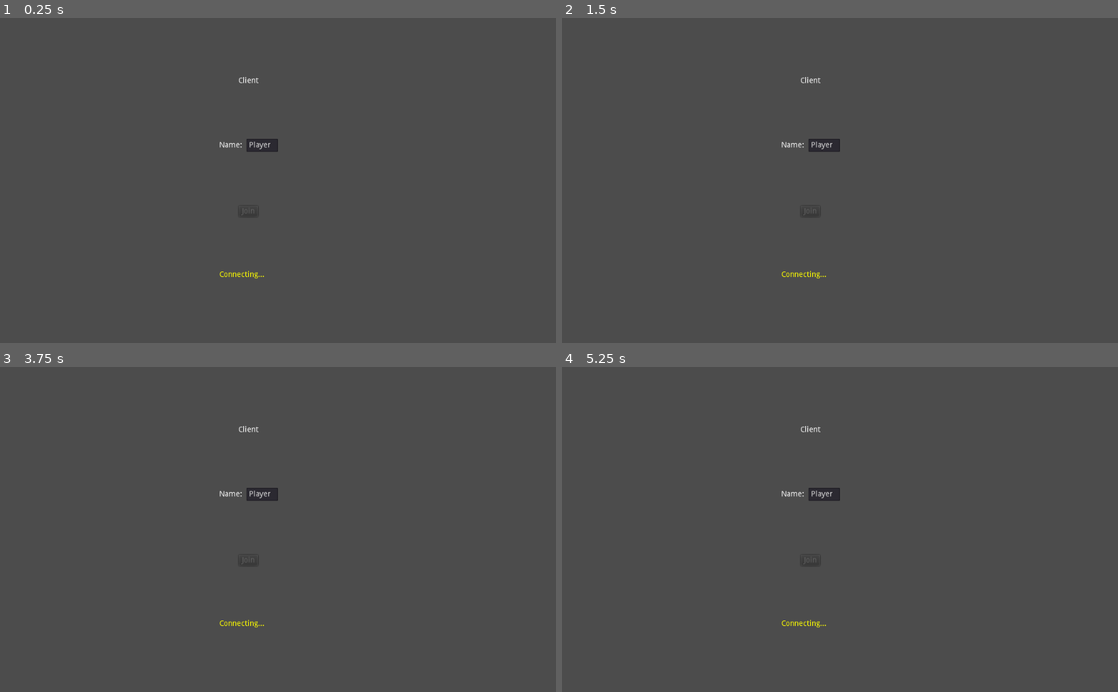
Above: before the commit, frames 1-4 (two rows, left to right).
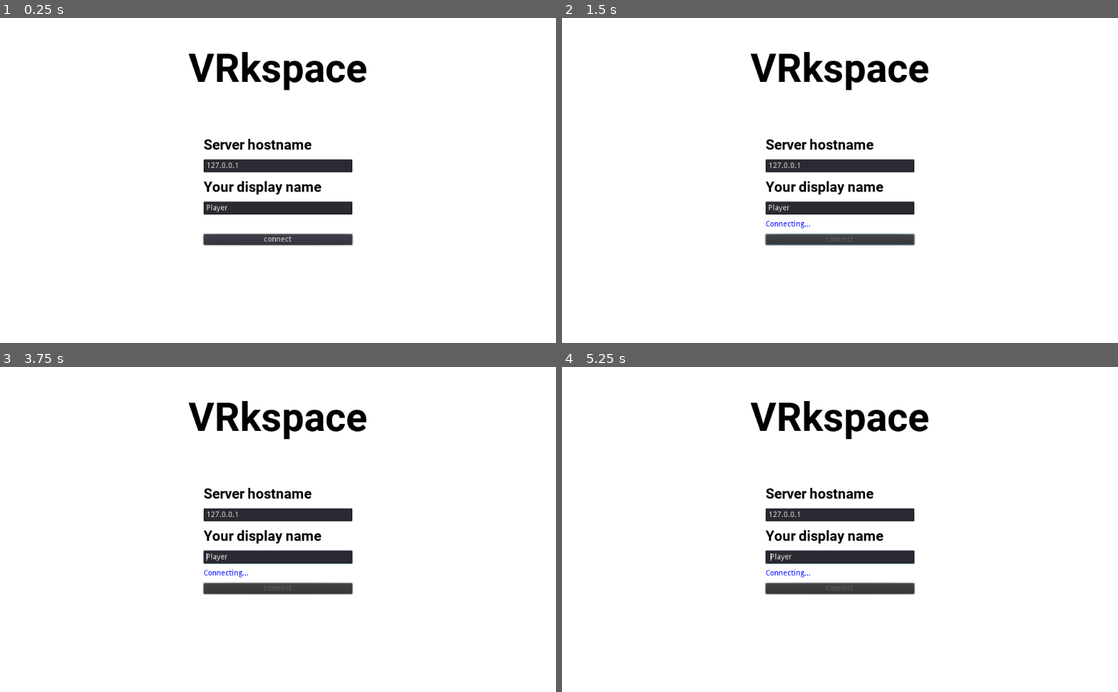
Above: after the commit, the same moments.

Repository: upgradehuman/vrkspace
Game: Godot game, scene res://scenes/menu.tscn
The game is run twice, just before and just after one commit, with the same random seed, the same clock (stepped at 60 frames per second) and the same inputs.
Inputs (mouse positions are in pixels of both pictures, inside the frame that each line leads up to):
- Up to frame 1 (0.25 s): no input
- Up to frame 2 (1.5 s): click (840, 239) at 0.5 s, where only the run after the commit has a clickable "connect"; hold Right (right) from 1.28 s (still down)
- Up to frame 3 (3.75 s): release Right (right) at 2.03 s; hold Down (down) 2.03-2.78 s; hold Right (right) 2.78-3.53 s; hold Up (up) from 3.53 s (still down)
- Up to frame 4 (5.25 s): tap Enter at 4.25 s; release Up (up) at 4.28 s; hold Left (left) from 4.28 s (still down); tap Space at 5 s

The runs differ from the first frame. In frame 1, 99% of the frame differs, in the area x 0-100%, y 0-100%; in frame 2, 99%; in frame 3, 99%; in frame 4, 99%.

Commit message:
main menu is much nicer to look at, added a hostname box to it

Diff:
--- /dev/null
+++ b/vrkspace-client/font/font-smaller.tres
@@ -0,0 +1,8 @@
+[gd_resource type="DynamicFont" load_steps=2 format=2]
+
+[ext_resource path="res://font/Roboto-Bold.ttf" type="DynamicFontData" id=1]
+
+[resource]
+size = 26
+outline_color = Color( 0, 0, 0, 1 )
+font_data = ExtResource( 1 )
--- /dev/null
+++ b/vrkspace-client/font/font.tres
@@ -0,0 +1,9 @@
+[gd_resource type="DynamicFont" load_steps=2 format=2]
+
+[ext_resource path="res://font/Roboto-Bold.ttf" type="DynamicFontData" id=1]
+
+[resource]
+size = 73
+outline_color = Color( 0, 0, 0, 1 )
+extra_spacing_top = 50
+font_data = ExtResource( 1 )
--- a/vrkspace-client/scenes/menu.tscn
+++ b/vrkspace-client/scenes/menu.tscn
@@ -1,6 +1,8 @@
-[gd_scene load_steps=2 format=2]
+[gd_scene load_steps=4 format=2]
 
 [ext_resource path="res://script/menu.gd" type="Script" id=1]
+[ext_resource path="res://font/font-smaller.tres" type="DynamicFont" id=2]
+[ext_resource path="res://font/font.tres" type="DynamicFont" id=3]
 
 [node name="Main" type="Control"]
 anchor_right = 1.0
@@ -10,47 +12,76 @@
 "_edit_use_anchors_": false
 }
 
-[node name="VBox" type="VBoxContainer" parent="."]
-margin_left = 403.958
-margin_top = 108.679
-margin_right = 511.958
-margin_bottom = 366.679
-custom_constants/separation = 100
+[node name="ColorRect" type="ColorRect" parent="."]
+anchor_right = 1.0
+anchor_bottom = 1.0
+__meta__ = {
+"_edit_use_anchors_": false
+}
 
-[node name="Title" type="Label" parent="VBox"]
-margin_right = 108.0
-margin_bottom = 14.0
-text = "Client"
+[node name="Title" type="Label" parent="ColorRect"]
+anchor_right = 1.0
+margin_bottom = 86.0
+custom_fonts/font = ExtResource( 3 )
+custom_colors/font_color = Color( 0, 0, 0, 1 )
+text = "VRkspace"
 align = 1
 valign = 1
+__meta__ = {
+"_edit_use_anchors_": false
+}
 
-[node name="HBox" type="HBoxContainer" parent="VBox"]
-margin_top = 114.0
-margin_right = 108.0
-margin_bottom = 138.0
+[node name="VBox" type="VBoxContainer" parent="ColorRect"]
+anchor_left = 0.5
+anchor_top = 0.5
+anchor_right = 0.5
+anchor_bottom = 0.5
+margin_left = -137.0
+margin_top = -82.5
+margin_right = 137.0
+margin_bottom = 82.5
+custom_constants/separation = 11
+__meta__ = {
+"_edit_use_anchors_": false
+}
 
-[node name="NameLabel" type="Label" parent="VBox/HBox"]
-margin_top = 5.0
-margin_right = 46.0
-margin_bottom = 19.0
-text = "Name: "
+[node name="HostnameLabel" type="Label" parent="ColorRect/VBox"]
+margin_right = 274.0
+margin_bottom = 32.0
+custom_fonts/font = ExtResource( 2 )
+custom_colors/font_color = Color( 0, 0, 0, 1 )
+text = "Server hostname"
 
-[node name="LineEdit" type="LineEdit" parent="VBox/HBox"]
-margin_left = 50.0
-margin_right = 108.0
-margin_bottom = 24.0
+[node name="Hostname" type="LineEdit" parent="ColorRect/VBox"]
+margin_top = 43.0
+margin_right = 274.0
+margin_bottom = 67.0
+text = "127.0.0.1"
+
+[node name="NameLabel" type="Label" parent="ColorRect/VBox"]
+margin_top = 78.0
+margin_right = 274.0
+margin_bottom = 110.0
+custom_fonts/font = ExtResource( 2 )
+custom_colors/font_color = Color( 0, 0, 0, 1 )
+text = "Your display name"
+
+[node name="Nametag" type="LineEdit" parent="ColorRect/VBox"]
+margin_top = 121.0
+margin_right = 274.0
+margin_bottom = 145.0
 text = "Player"
 
-[node name="JoinButton" type="Button" parent="VBox"]
-margin_left = 36.0
-margin_top = 238.0
-margin_right = 71.0
-margin_bottom = 258.0
-size_flags_horizontal = 4
-text = "Join"
+[node name="Status" type="Label" parent="ColorRect/VBox"]
+margin_top = 156.0
+margin_right = 274.0
+margin_bottom = 170.0
 
-[node name="Status" type="Label" parent="VBox"]
-margin_top = 358.0
-margin_right = 108.0
-margin_bottom = 372.0
-[connection signal="pressed" from="VBox/JoinButton" to="." method="_on_JoinButton_pressed"]
+[node name="JoinButton" type="Button" parent="ColorRect/VBox"]
+margin_top = 181.0
+margin_right = 274.0
+margin_bottom = 201.0
+grow_horizontal = 0
+size_flags_stretch_ratio = 0.0
+text = "connect"
+[connection signal="pressed" from="ColorRect/VBox/JoinButton" to="." method="_on_JoinButton_pressed"]
--- a/vrkspace-client/script/gamestate.gd
+++ b/vrkspace-client/script/gamestate.gd
@@ -1,7 +1,6 @@
 extends Node
 
 # Game port and ip
-const ip = "127.0.0.1"
 const DEFAULT_PORT = 44444
 
 # Signal to let GUI know whats up
@@ -9,6 +8,7 @@
 signal connection_succeeded()
 signal server_disconnected()
 
+var ip = "127.0.0.1"
 var my_name = "Client"
 
 # Players dict stored as id:name
@@ -19,10 +19,6 @@
 	get_tree().connect("connected_to_server", self, "_connected_ok")
 	get_tree().connect("connection_failed", self, "_connected_fail")
 	get_tree().connect("server_disconnected", self, "_server_disconnected")
-
-	# Try to connect right away
-	connect_to_server()
-
 
 
 func connect_to_server():
--- a/vrkspace-client/script/menu.gd
+++ b/vrkspace-client/script/menu.gd
@@ -1,6 +1,6 @@
 extends Control
 
-onready var status = get_node("VBox/Status")
+onready var status = get_node("ColorRect/VBox/Status")
 
 
 func _ready():
@@ -9,33 +9,28 @@
 	gamestate.connect("server_disconnected", self, "_on_server_disconnect")
 	gamestate.connect("players_updated", self, "update_players_list")
 
-	$VBox/JoinButton.disabled = true
+func _on_JoinButton_pressed():
+	$ColorRect/VBox/JoinButton.disabled = true
+	status.text = "Connecting..."
+	status.modulate = Color.blue
+	gamestate.ip = $ColorRect/VBox/Hostname.text
+	gamestate.my_name = $ColorRect/VBox/Nametag.text
+	gamestate.connect_to_server()
 
-	status.text = "Connecting..."
-	status.modulate = Color.yellow
-
-
-func _on_JoinButton_pressed():
-	gamestate.my_name = $VBox/HBox/LineEdit.text
+func _on_connection_success():
+	status.text = "Connected"
+	status.modulate = Color.green
 	gamestate.pre_start_game()
 
-
-func _on_connection_success():
-	$VBox/JoinButton.disabled = false
-
-	status.text = "Connected"
-	status.modulate = Color.green
-
-
 func _on_connection_failed():
-	$VBox/JoinButton.disabled = true
+	$ColorRect/VBox/JoinButton.disabled = true
 
 	status.text = "Connection Failed, trying again"
 	status.modulate = Color.red
 
 
 func _on_server_disconnect():
-	$VBox/JoinButton.disabled = true
+	$ColorRect/VBox/JoinButton.disabled = true
 
 	status.text = "Server Disconnected, trying to connect..."
 	status.modulate = Color.red
Binary file added: vrkspace-client/font/Roboto-Bold.ttf
Binary file added: vrkspace-client/font/Roboto-Regular.ttf
